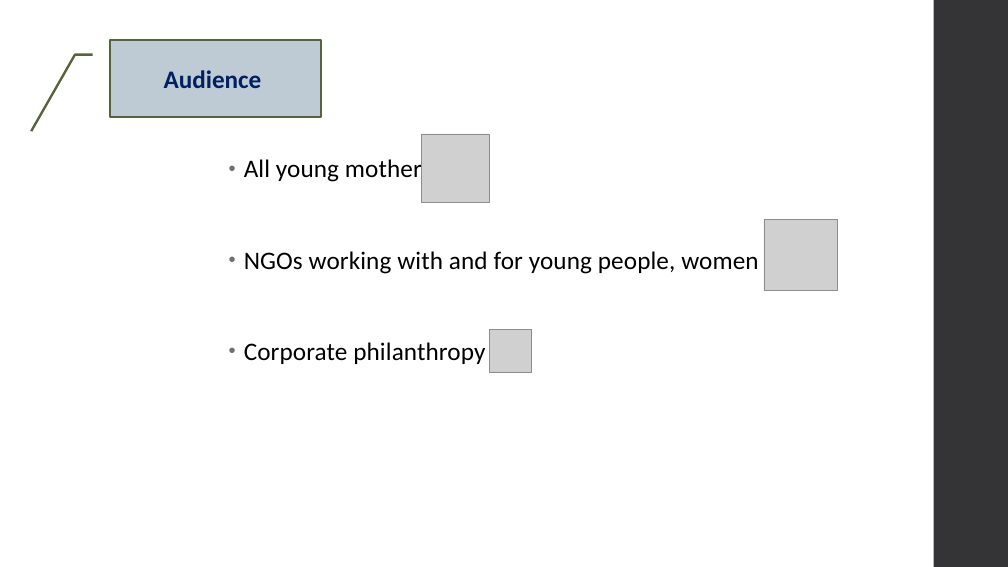
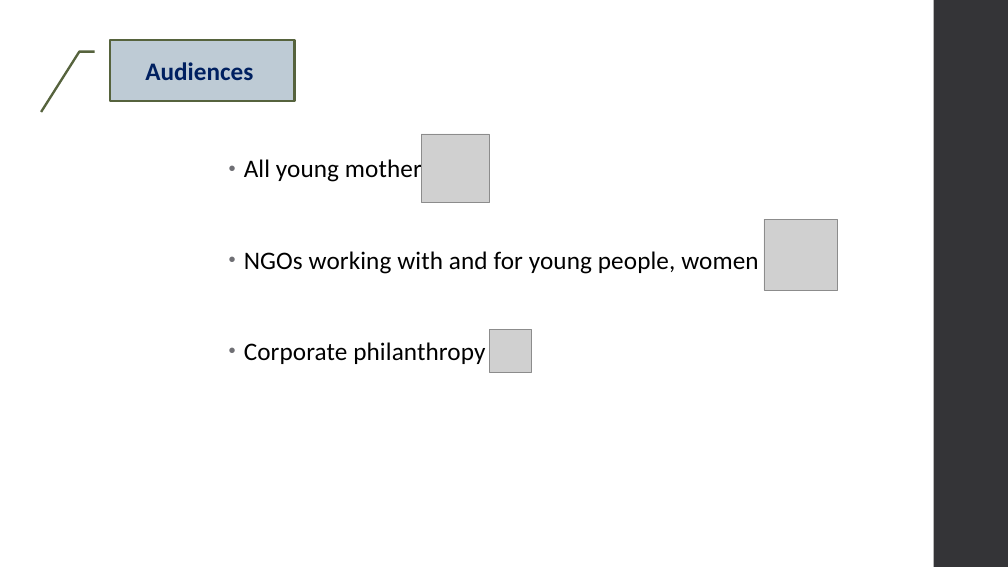
Before and after one commit to Maickery/Child_of_change, a slide deck: slide 5 of Result/Presentation.pptx. Drawn at 1008x567 pixels with LibreOffice and Linux fonts; fonts in the diff are those of the drawing; grey boxes stand for pictures. Boxes give left, top, right and bottom in pixels: in the first picture for what was removed or moved away, otherwise in the second. Text is boxed around its words. In the diff, an @@ line names an element or a change of style, - is before the commit and + after.

```diff
--- a/Result/Presentation.pptx
+++ b/Result/Presentation.pptx
@@ border callout "Audiences": place and size @@
-border callout "Audiences" at box(110, 40, 321, 117)
+border callout "Audiences" at box(110, 40, 295, 101)
@@ text in border callout at box(145, 62, 253, 80): text changed @@
-  Audience
+  Audiences
```
Also in this commit, not shown: 6 other slides changed, 4 slides added, 2 slides removed, 1 other file.
